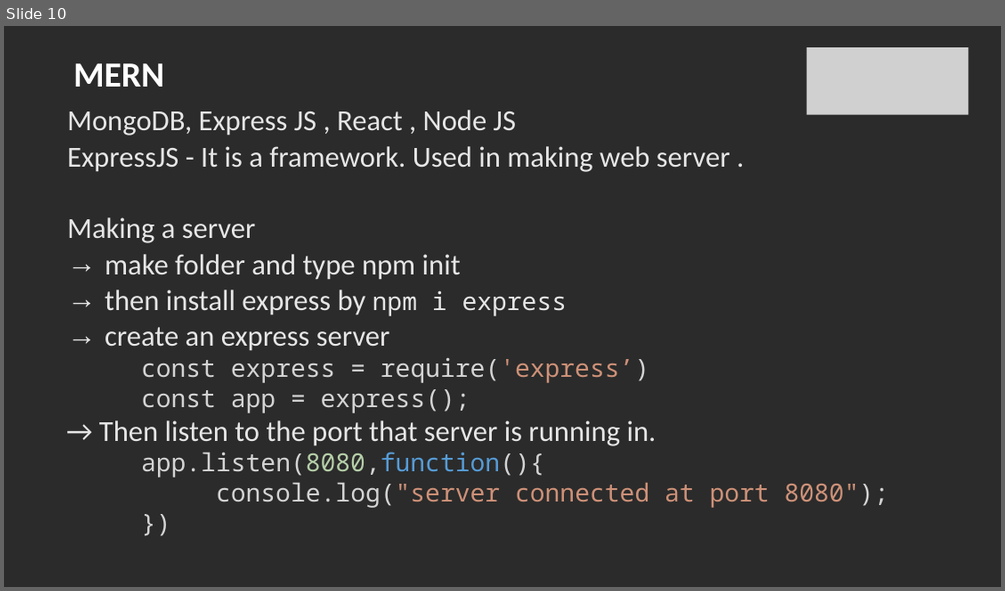
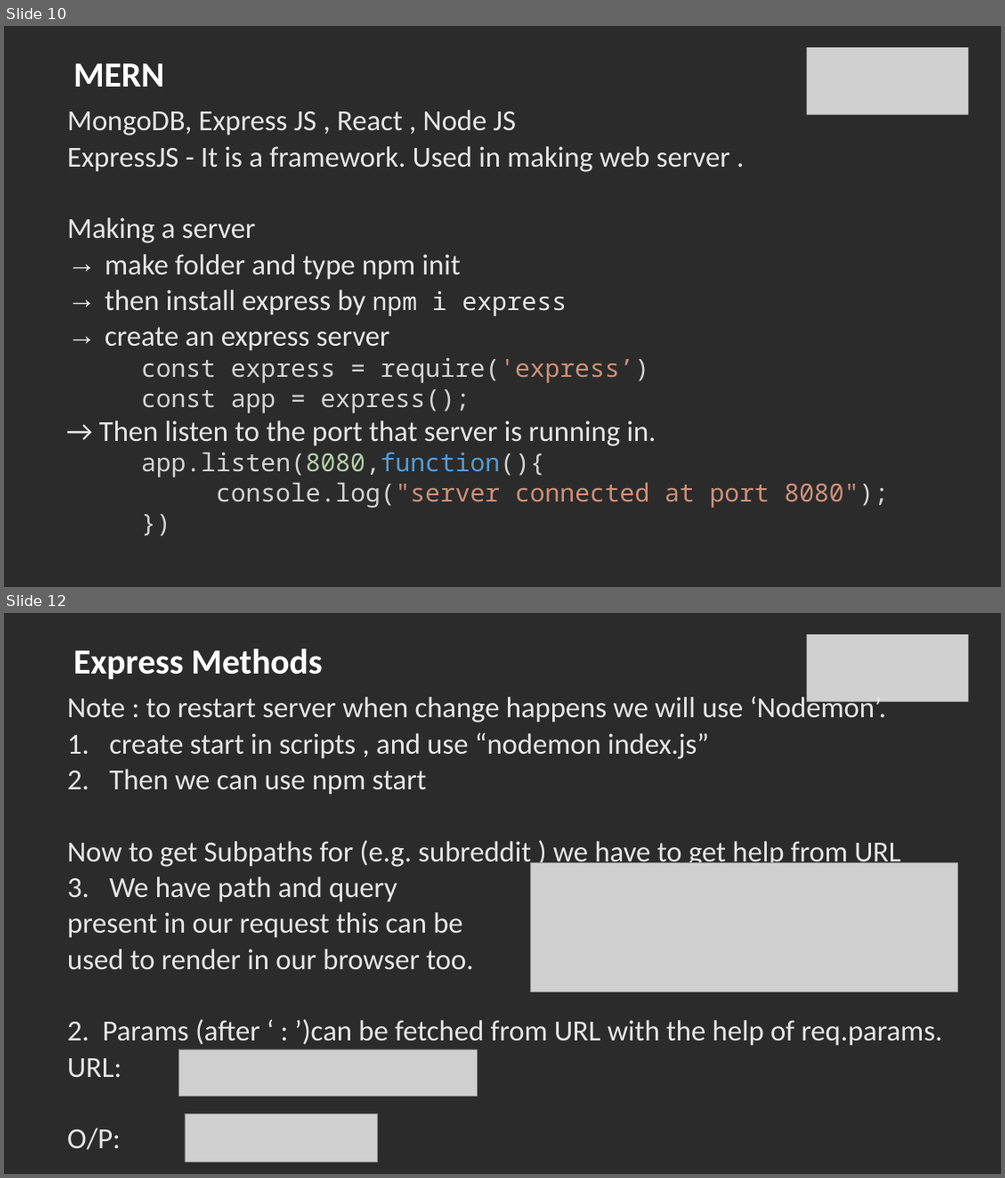
Before and after one commit to SachinBarpanda/glaBackend, a slide deck: NodeJS.pptx. Shown one above the other, each under a label of ours: slide 10 before the commit, slides 10 and 12 after it; the slides between them are not shown. The pictures are 1005x591 and 1005x1178 pixels, drawn with LibreOffice and Linux fonts; fonts in the diff are those of the drawing; grey boxes stand for pictures; background and template pictures are left out; a plain dark background stands for a picture behind light text. Boxes give left, top, right and bottom in pixels: in the first picture for what was removed or moved away, otherwise in the second. Text is boxed around its words. In the diff, an @@ line names an element or a change of style, - is before the commit and + after.

```diff
--- a/NodeJS.pptx
+++ b/NodeJS.pptx
@@ slide 12 added at (x1=4, y1=613, x2=1001, y2=1174), background picture (left out) @@
@@ picture added at (x1=807, y1=634, x2=968, y2=702) @@
@@ title added at (x1=73, y1=649, x2=322, y2=680), 34 pt, text #FFFFFF, bold @@
+Express Methods
@@ text added at (x1=67, y1=694, x2=943, y2=1150), 28 pt, text #E7E6E6 @@
+Note : to restart server when change happens we will use ‘Nodemon’.
+1. create start in scripts , and use “nodemon index.js”
+2. Then we can use npm start
+Now to get Subpaths for (e.g. subreddit ) we have to get help from URL
+1. We have path and query
+present in our request this can be
+used to render in our browser too.
+2. Params (after ‘ : ’)can be fetched from URL with the help of req.params.
+URL:
+O/P:
@@ picture added at (x1=531, y1=862, x2=957, y2=991) @@
@@ picture added at (x1=178, y1=1049, x2=477, y2=1096) @@
@@ picture added at (x1=185, y1=1113, x2=378, y2=1161) @@
```
Also in this commit, not shown: 3 other slides added.
